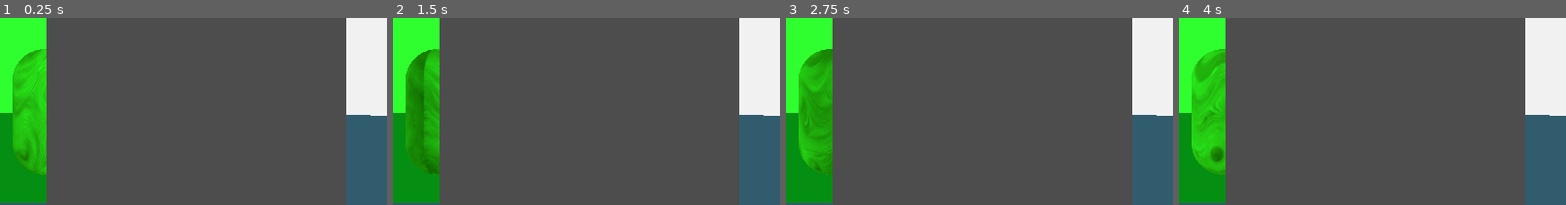
Above: before the commit, frames 1-4 (left to right).
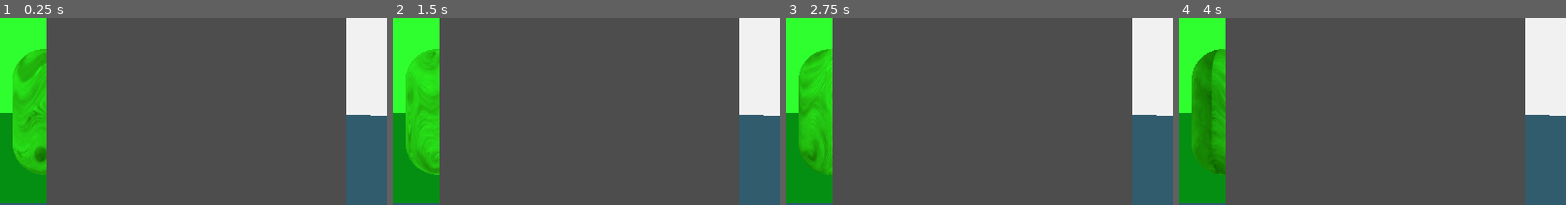
Above: after the commit, the same moments.

Repository: marcelb/godot_render_texture
Game: Godot game, scene res://render_texture_world.tscn
Two runs of this game, one before a commit and one after it. Both use one fixed random seed, a clock stepped at 60 frames per second and the inputs below.
Inputs:
- Up to frame 1 (0.25 s): no input
- Up to frame 2 (1.5 s): no input
- Up to frame 3 (2.75 s): no input
- Up to frame 4 (4 s): no input
The pictures show only the part of the screen within x 50-100%, y 18-68%; the shares and areas given below are measured in that part.

The runs differ from the first frame. In frame 1, 2.0% of the frame differs, in the area x 3-13%, y 16-84%; in frame 2, 4.8%; in frame 3, 3.3%; in frame 4, 4.2%.

Commit message:
change some values to make it better looking

Diff:
--- a/render_texture_world.tscn
+++ b/render_texture_world.tscn
@@ -69,6 +69,8 @@
 resource_local_to_scene = true
 render_priority = 0
 shader = ExtResource("3_mydwm")
+shader_parameter/time_scale = 0.02
+shader_parameter/distortion_scale = 0.05
 shader_parameter/noise = SubResource("NoiseTexture2D_qil0d")
 shader_parameter/screen_tex = SubResource("ViewportTexture_ymxvk")
 
@@ -76,19 +78,19 @@
 script/source = "@tool
 extends SubViewport
 
-@export var resolution = 10
+@export var resolution_divider = 2.0
 
 func _ready() -> void:
 	if Engine.is_editor_hint():
-		size = EditorInterface.get_editor_viewport_3d(0).size / resolution
+		size = EditorInterface.get_editor_viewport_3d(0).size / resolution_divider
 	else:
-		size = get_tree().root.size
+		size = get_tree().root.size / resolution_divider
 
 func _process(delta: float) -> void:
 	if Engine.is_editor_hint():
-		size = EditorInterface.get_editor_viewport_3d(0).size / resolution
+		size = EditorInterface.get_editor_viewport_3d(0).size / resolution_divider
 	else:
-		size = get_tree().root.size
+		size = get_tree().root.size / resolution_divider
 "
 
 [sub_resource type="GDScript" id="GDScript_1mwor"]
@@ -121,7 +123,7 @@
 remote_path = NodePath("../../SubViewport/Camera3D")
 
 [node name="someobject" type="MeshInstance3D" parent="."]
-transform = Transform3D(0.437541, 0, 0.896049, 0, 1, 0, -0.896049, 0, 0.437541, 0, 0.992885, 0)
+transform = Transform3D(0.240687, 0, -0.966303, 0, 1, 0, 0.966303, 0, 0.240687, 0, 0.992885, 0)
 mesh = SubResource("CapsuleMesh_k7d28")
 surface_material_override/0 = SubResource("StandardMaterial3D_apbd1")
 script = SubResource("GDScript_cc6ib")
@@ -147,12 +149,11 @@
 surface_material_override/0 = SubResource("ShaderMaterial_7t0sq")
 
 [node name="SubViewport" type="SubViewport" parent="."]
-size = Vector2i(956, 424)
+size = Vector2i(761, 341)
 script = SubResource("GDScript_uclt0")
-resolution = 2
 
 [node name="Camera3D" type="Camera3D" parent="SubViewport"]
-transform = Transform3D(0.991899, -0.0391445, 0.120847, 0, 0.951337, 0.308154, -0.127029, -0.305658, 0.94363, -0.724551, 2.58304, 7.18243)
+transform = Transform3D(0.996083, -0.00943928, 0.0879187, 0, 0.994286, 0.10675, -0.088424, -0.106332, 0.990391, -0.07209, 1.40923, 4.32901)
 visible = false
 cull_mask = 1048573
 script = SubResource("GDScript_1mwor")
--- a/screen_reading_shader2.gdshader
+++ b/screen_reading_shader2.gdshader
@@ -4,8 +4,11 @@
 uniform sampler2D noise;
 uniform sampler2D screen_tex : source_color;
 
+uniform float time_scale = 0.02;
+uniform float distortion_scale = 0.05;
+
 void fragment() {
-	vec2 noise_offset = texture(noise, SCREEN_UV + TIME).xy - 0.5;
-    vec4 screen_texture = texture(screen_tex, SCREEN_UV+noise_offset.xy*0.05);
+	vec2 noise_offset = texture(noise, SCREEN_UV + TIME * time_scale).xy - 0.5;
+    vec4 screen_texture = texture(screen_tex, SCREEN_UV + noise_offset.xy * distortion_scale);
     ALBEDO = screen_texture.rgb;
 }
